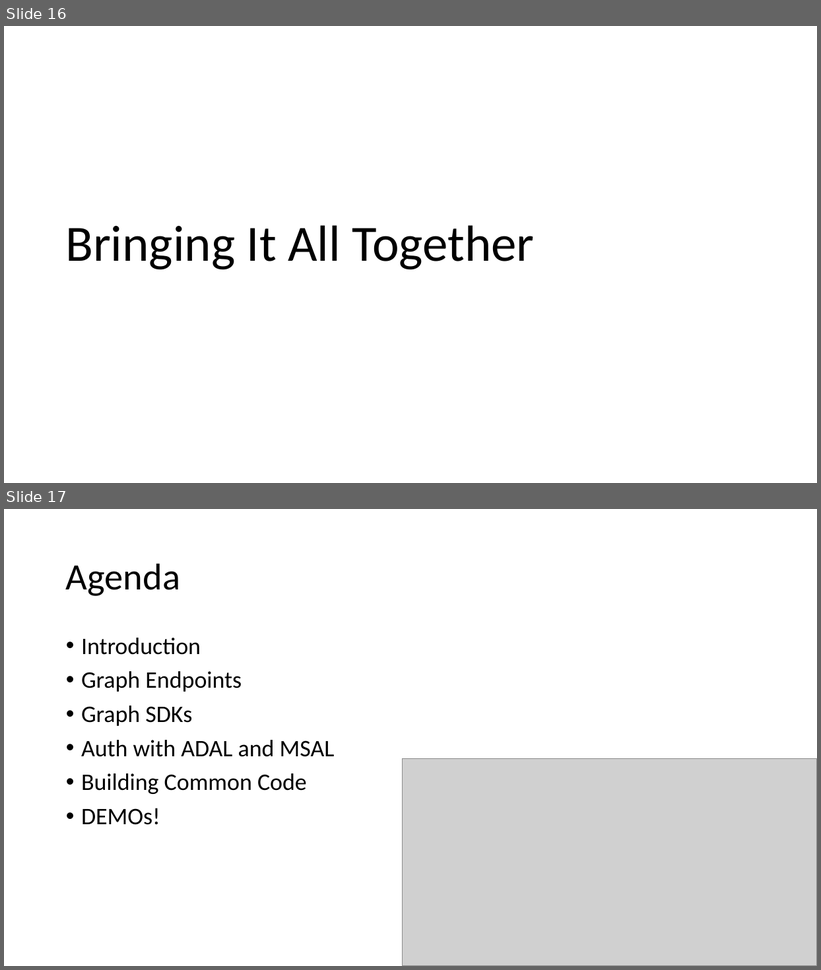
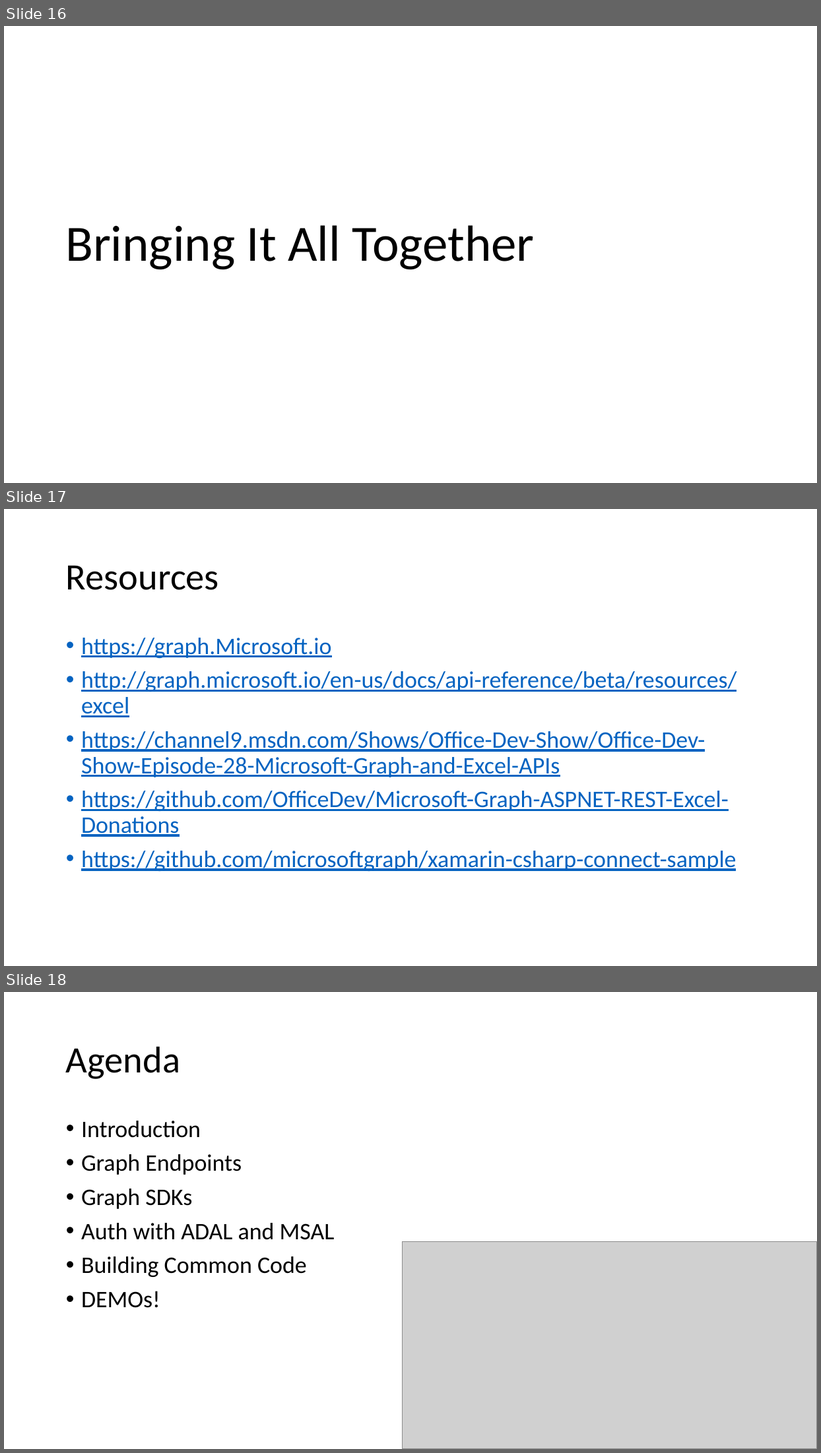
Before and after one commit to coatsy/xplat-graph, a slide deck: Presentation/xplat-graph.pptx. Shown one above the other, each under a label of ours: slides 16 and 17 before the commit, slides 16, 17 and 18 after it. The pictures are 821x970 and 821x1453 pixels, drawn with LibreOffice and Linux fonts; fonts in the diff are those of the drawing; grey boxes stand for pictures. Boxes give left, top, right and bottom in pixels: in the first picture for what was removed or moved away, otherwise in the second. Text is boxed around its words. In the diff, an @@ line names an element or a change of style, - is before the commit and + after.

Commit message:
Add resources slide

```diff
--- a/Presentation/xplat-graph.pptx
+++ b/Presentation/xplat-graph.pptx
@@ slide 17 added at [4, 509, 817, 966], background #FFFFFF @@
@@ title added at [66, 565, 219, 590], 44 pt, text #000000 @@
+Resources
@@ text added at [81, 638, 737, 871], 28 pt, text #0563C1, underline @@
+• https://graph.Microsoft.io
+• http://graph.microsoft.io/en-us/docs/api-reference/beta/resources/excel
+• https://channel9.msdn.com/Shows/Office-Dev-Show/Office-Dev-Show-Episode-28-Microsoft-Graph-and-Excel-APIs
+• https://github.com/OfficeDev/Microsoft-Graph-ASPNET-REST-Excel-Donations
+• https://github.com/microsoftgraph/xamarin-csharp-connect-sample
@@ what was slide 17 is now slide 18 @@
```
